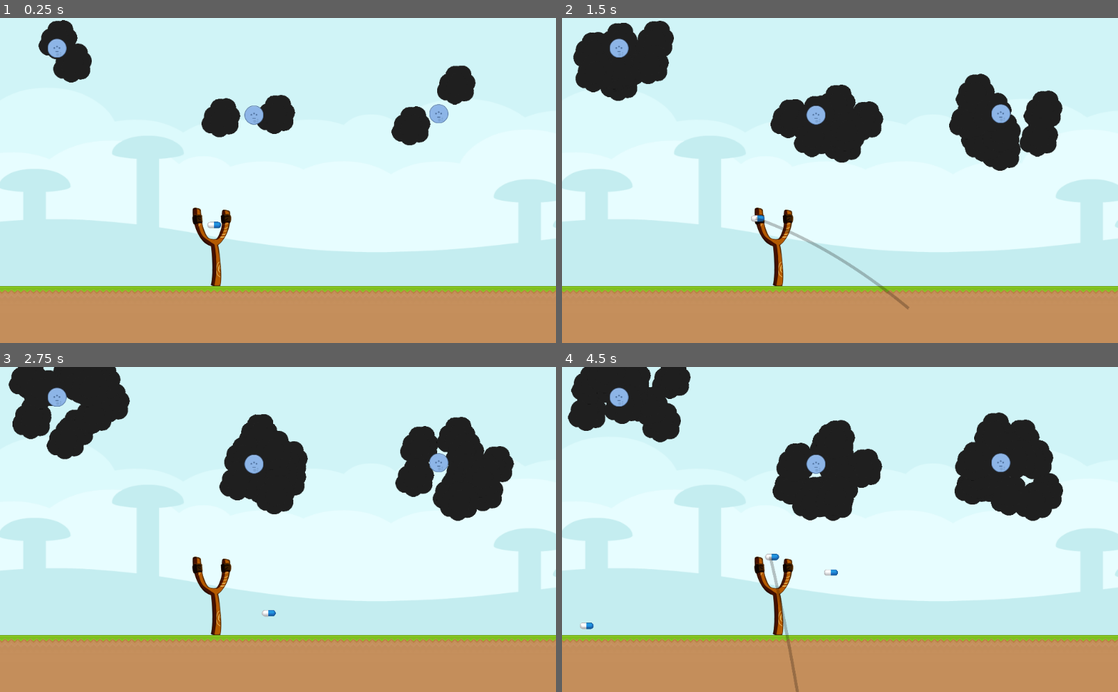
Above: before the commit, frames 1-4 (two rows, left to right).
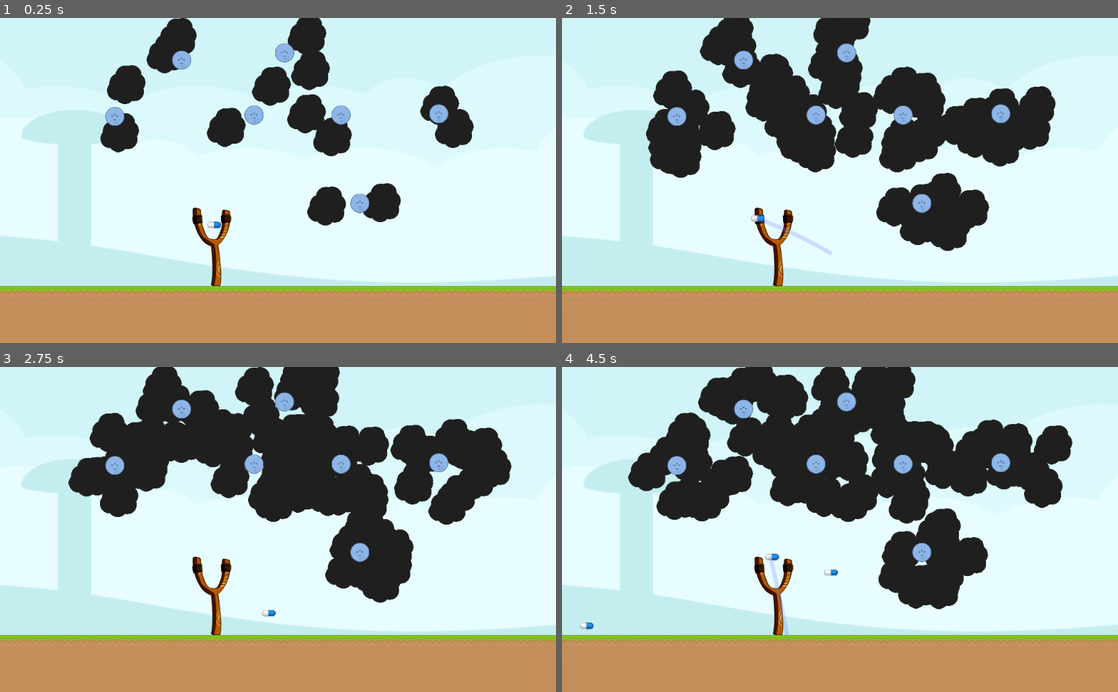
Above: after the commit, the same moments.

Repository: kleimaj/slingshot
Game: Godot game, scene res://Scenes/Level.tscn
Two runs of this game, one before a commit and one after it. Both use one fixed random seed, a clock stepped at 60 frames per second and the inputs below.
Inputs (mouse positions are in pixels of both pictures, inside the frame that each line leads up to):
- Up to frame 1 (0.25 s): no input
- Up to frame 2 (1.5 s): move the mouse to (962, 164) at 0.52 s; click (962, 164) at 0.67 s; drag from (728, 196) to (617, 47) at 1.27 s
- Up to frame 3 (2.75 s): move the mouse to (333, 458) at 2.02 s; click (333, 458) at 2.17 s
- Up to frame 4 (4.5 s): drag from (812, 594) to (1001, 461) at 2.77 s; move the mouse to (1006, 578) at 3.52 s; click (1006, 578) at 3.67 s; drag from (673, 480) to (817, 464) at 4.27 s

The runs differ from the first frame. In frame 1, 24% of the frame differs, in the area x 0-100%, y 0-82%; in frame 2, 33%; in frame 3, 36%; in frame 4, 38%, in the area x 0-100%, y 0-100%.

Commit message:
adds more enemies

Diff:
--- a/Objects/Slingshot.gd
+++ b/Objects/Slingshot.gd
@@ -2,7 +2,7 @@
 const MAX_DISTANCE = 150
 
 export var ELASTIC_FORCE = 5
-export var MAX_POINTS = 100
+export var MAX_POINTS = 50
 export var GRAVITY: int = ProjectSettings.get_setting("physics/2d/default_gravity")
 
 const projectile = preload("res://Objects/Projectile.tscn")
--- a/Objects/Slingshot.tscn
+++ b/Objects/Slingshot.tscn
@@ -1,8 +1,7 @@
-[gd_scene load_steps=4 format=2]
+[gd_scene load_steps=3 format=2]
 
 [ext_resource path="res://GFX/slingshot.png" type="Texture" id=1]
 [ext_resource path="res://Objects/Slingshot.gd" type="Script" id=2]
-[ext_resource path="res://GFX/slingshot-elastic.png" type="Texture" id=3]
 
 [node name="Slingshot" type="Node2D"]
 script = ExtResource( 2 )
@@ -28,7 +27,6 @@
 z_index = 2
 width = 15.0
 default_color = Color( 0.4, 0.501961, 1, 0.243137 )
-texture = ExtResource( 3 )
 texture_mode = 1
 joint_mode = 2
 [connection signal="timeout" from="Timer" to="." method="_on_Timer_timeout"]
--- a/Scenes/Level.tscn
+++ b/Scenes/Level.tscn
@@ -85,20 +85,20 @@
 }
 
 [node name="Background2" type="Sprite" parent="Environment"]
-position = Vector2( 2109.61, 37.0194 )
-scale = Vector2( 2.53811, 1.75902 )
+position = Vector2( 2820.16, -8.64822 )
+scale = Vector2( 3.75898, 2.60513 )
 texture = ExtResource( 8 )
 offset = Vector2( -601.099, 0 )
 
 [node name="Background3" type="Sprite" parent="Environment"]
-position = Vector2( 4707.15, 37.0194 )
-scale = Vector2( 2.53811, 1.75902 )
+position = Vector2( 6669.84, -8.64822 )
+scale = Vector2( 3.75898, 2.60513 )
 texture = ExtResource( 8 )
 offset = Vector2( -601.099, 0 )
 
 [node name="Background4" type="Sprite" parent="Environment"]
-position = Vector2( -480.385, 37.0194 )
-scale = Vector2( 2.53811, 1.75902 )
+position = Vector2( -1024.18, -8.64822 )
+scale = Vector2( 3.75898, 2.60513 )
 texture = ExtResource( 8 )
 offset = Vector2( -601.099, 0 )
 
@@ -120,11 +120,6 @@
 
 [node name="Enemies" type="Node2D" parent="."]
 
-[node name="Enemy" parent="Enemies" instance=ExtResource( 5 )]
-position = Vector2( -263.937, -388.278 )
-z_index = 0
-mode = 1
-
 [node name="Enemy2" parent="Enemies" instance=ExtResource( 5 )]
 position = Vector2( 1142.13, -146.373 )
 z_index = 0
@@ -132,6 +127,31 @@
 
 [node name="Enemy3" parent="Enemies" instance=ExtResource( 5 )]
 position = Vector2( 461.908, -141.616 )
+z_index = 0
+mode = 1
+
+[node name="Enemy4" parent="Enemies" instance=ExtResource( 5 )]
+position = Vector2( 851.681, 184.085 )
+z_index = 0
+mode = 1
+
+[node name="Enemy5" parent="Enemies" instance=ExtResource( 5 )]
+position = Vector2( -50.6704, -136.277 )
+z_index = 0
+mode = 1
+
+[node name="Enemy7" parent="Enemies" instance=ExtResource( 5 )]
+position = Vector2( 782.27, -141.616 )
+z_index = 0
+mode = 1
+
+[node name="Enemy8" parent="Enemies" instance=ExtResource( 5 )]
+position = Vector2( 574.035, -371.208 )
+z_index = 0
+mode = 1
+
+[node name="Enemy9" parent="Enemies" instance=ExtResource( 5 )]
+position = Vector2( 194.94, -344.512 )
 z_index = 0
 mode = 1
 
